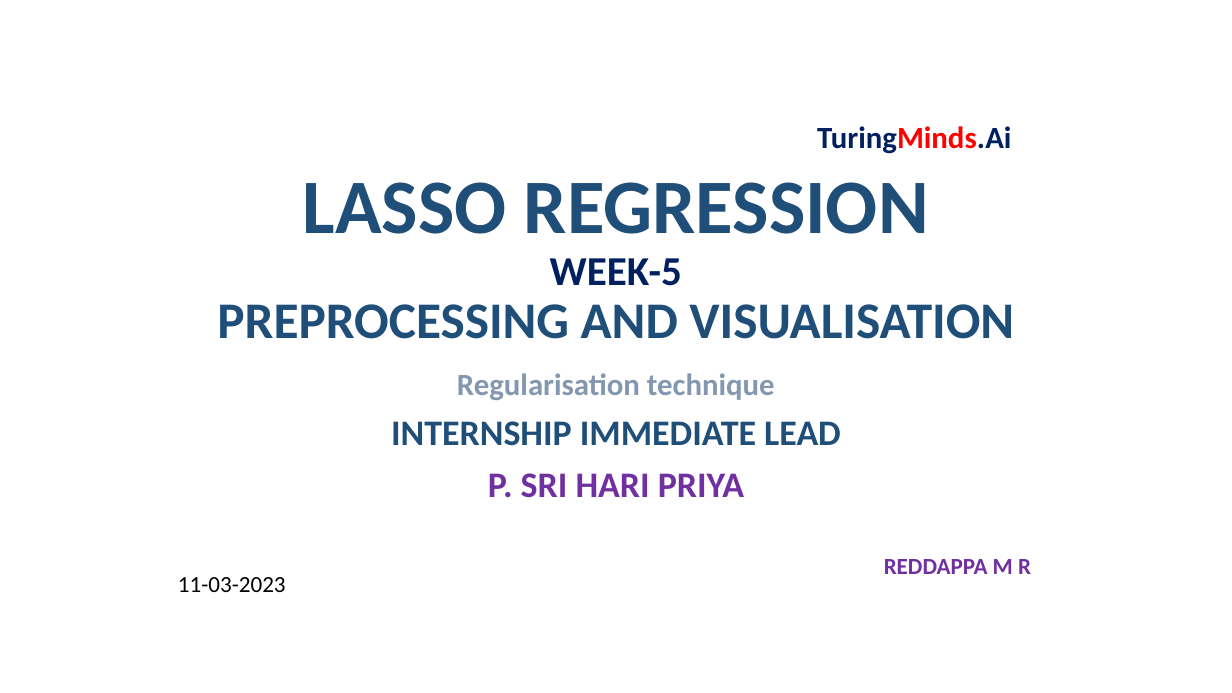
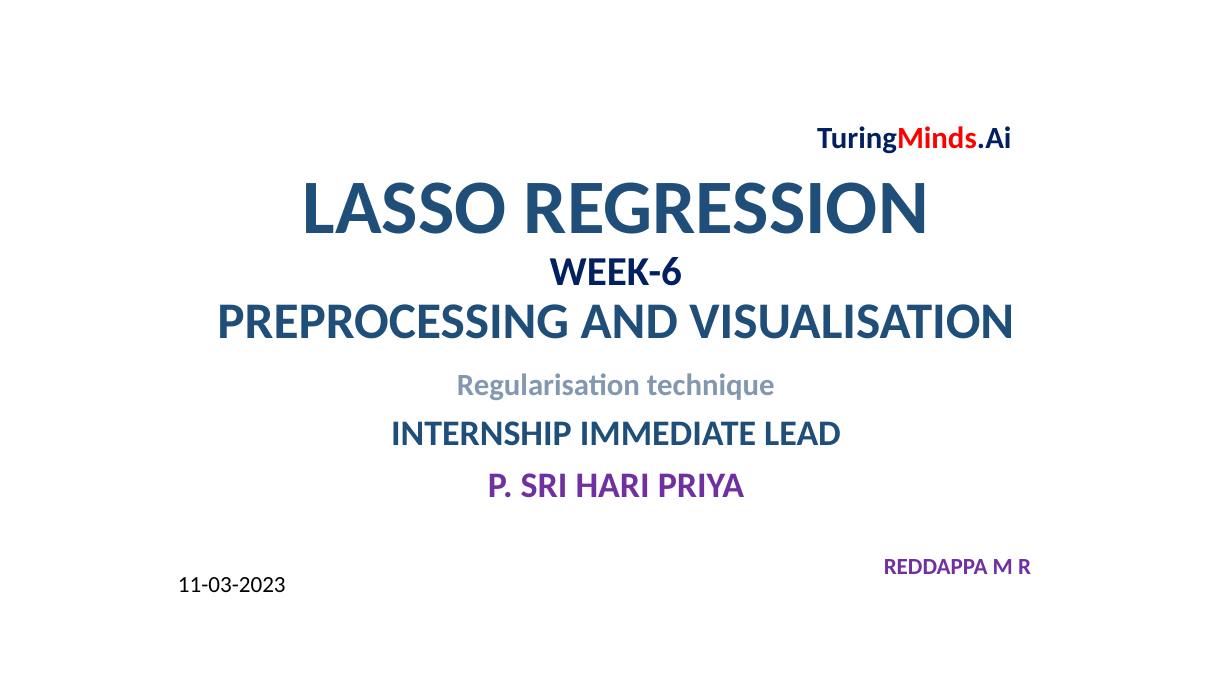
Before and after one commit to Reddappa-M-R-4431/Lasso-Regression, a slide deck: slide 1 of Week-6-Task/Week-6-Presentation.pptx. Drawn at 1232x693 pixels with LibreOffice and Linux fonts; fonts in the diff are those of the drawing. Boxes give left, top, right and bottom in pixels: in the first picture for what was removed or moved away, otherwise in the second. Text is boxed around its words. In the diff, an @@ line names an element or a change of style, - is before the commit and + after.

Commit message:
PPT

```diff
--- a/Week-6-Task/Week-6-Presentation.pptx
+++ b/Week-6-Task/Week-6-Presentation.pptx
@@ title at (217,182,1014,339): text changed @@
-LASSO REGRESSION
-WEEK-5
-PREPROCESSING AND VISUALISATION
+LASSO REGRESSION
+WEEK-6
+PREPROCESSING AND VISUALISATION
```
